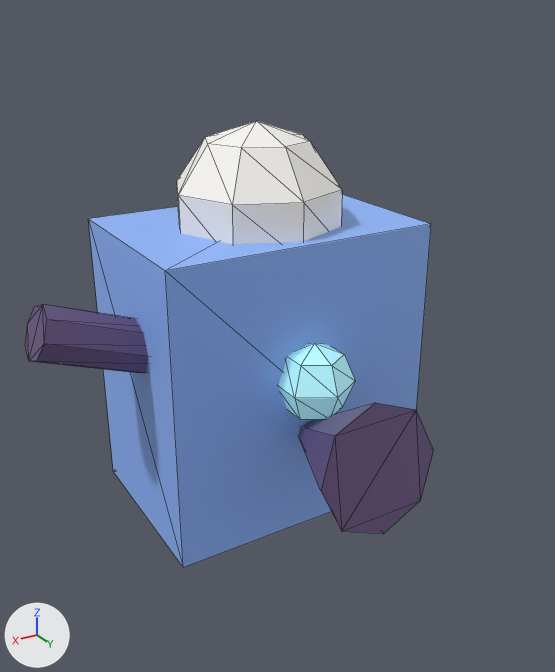
One commit to the glTF model assets/models/tool_vac.glb: the scene before it, then after it.
The view is the same before and after, from a 50 mm lens placed at (0.418, 0.741, 0.614), pointed at (0.053, 0.131, 0.309). Every picture has the same lights, and +X, +Y and +Z are marked at lower left. The older version comes first. Mesh edges are drawn as thin lines. Where no turn or scale is listed for an object, it has been applied to the vertices. Vertices at exactly the same position are counted once.

Objects in the first picture: 'body', 'cap', 'hose', 'lamp', 'nozzle'.
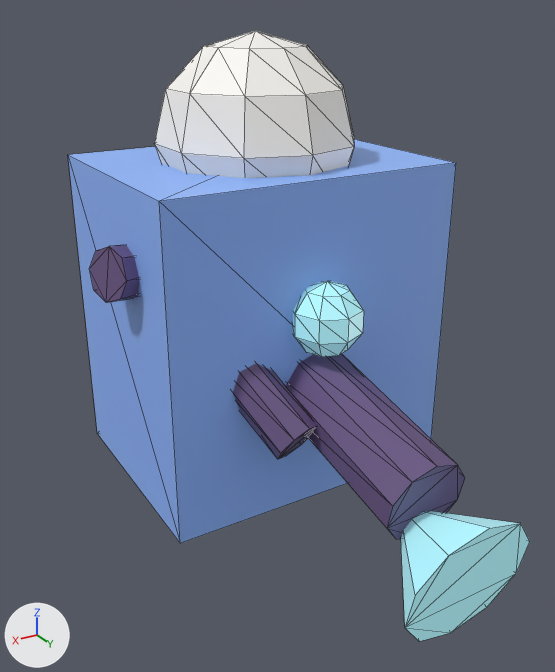
The change in detail:
me_cube is used by ob_body; location (0.0, 0.0, 0.22).
me_cube had 8 vertices, 12 faces and spanned x -0.16..0.16, y -0.11..0.11, z -0.17..0.17.
me_cube now has 8 vertices, 12 faces and spans x -0.17..0.17, y -0.13..0.13, z -0.18..0.18.
me_cube part 1: the whole mesh is scaled about its middle by (1.06, 1.18, 1.06).
me_sphere is used by ob_cap; location (0.0, 0.0, 0.4).
me_sphere had 34 vertices, 64 faces and spanned x -0.095..0.095, y -0.095..0.095, z -0.1..0.1.
me_sphere now has 52 vertices, 100 faces and spans x -0.105..0.105, y -0.11..0.11, z -0.11..0.11.
me_sphere part 2: 34 vertices removed from x -0.095..0.095, y -0.095..0.095, z -0.1..0.1; 52 vertices added at x -0.105..0.105, y -0.11..0.11, z -0.11..0.11, forming a UV sphere (10 segments, 6 rings, poles along z).
me_sphere_001 is used by ob_lamp; location (0.0, 0.12, 0.24).
me_sphere_001 had 20 vertices, 36 faces and spanned x -0.039..0.039, y -0.045..0.045, z -0.045..0.045.
me_sphere_001 now has 34 vertices, 64 faces and spans x -0.038..0.038, y -0.038..0.038, z -0.04..0.04.
me_sphere_001 part 3: 20 vertices removed from x -0.039..0.039, y -0.045..0.045, z -0.045..0.045; 34 vertices added at x -0.038..0.038, y -0.038..0.038, z -0.04..0.04, forming a UV sphere (8 segments, 5 rings, poles along z).
me_cone is used by ob_nozzle; parent ob_tool_vac; location (0.0, 0.16, 0.18); rotation (1.745, 0.0, 0.0), in degrees (100, 0, 0).
me_cone had 9 vertices, 14 faces and spanned x -0.07..0.07, y -0.07..0.07, z -0.08..0.08.
me_cone now has 20 vertices, 36 faces and spans x -0.043..0.043, y -0.045..0.045, z -0.11..0.11.
me_cone part 4: the whole mesh is rebuilt.
Mesh me_cone_1 is new.
It has 11 vertices, 18 faces and spans x -0.0666..0.0666, y -0.0489..0.0635, z -0.0789..0.0581.
It uses material mat_cyan (cyan #b3f6ff, glowing dark cyan #55777c).
Mesh me_cylinder_002 is new.
It has 16 vertices, 28 faces and spans x -0.045..0.045, y -0.078..0.078, z -0.067..0.067.
It uses material mat_ink (purple #695581).
Mesh me_cylinder_001 is new.
It has 16 vertices, 28 faces and spans x -0.084..0.084, y -0.053..0.053, z -0.041..0.041.
It uses material mat_ink (purple #695581).
Object 'body' (ob_body) moves from (0.0, 0.0, 0.22) to (0.0, 0.0, 0.28).
Object 'cap' (ob_cap) moves from (0.0, 0.0, 0.4) to (0.0, 0.0, 0.48).
Object 'hose' (ob_hose) is deleted.
Object 'lamp' (ob_lamp) moves from (0.0, 0.12, 0.24) to (0.0, 0.14, 0.32).
Object 'nozzle' (ob_nozzle) moves from (0.0, 0.16, 0.18) to (0.0, 0.2, 0.22).
Object 'nozzle' (ob_nozzle) turns from (100, 0, 0) to (78, 0, 0) degrees about x, y and z.
Object 'mouth' (ob_mouth) is new; it shows me_cone_1.
Its location is (0.0, 0.32, 0.16).
Object 'hose_b' (ob_hose_b) is new; it shows me_cylinder_002.
Its location is (0.08, 0.12, 0.26).
Object 'hose_a' (ob_hose_a) is new; it shows me_cylinder_001.
Its location is (0.12, 0.02, 0.36).

Changed parts and their boxes (x1, y1, x2, y2) in the pictures (555 x 672 px):
'body', moved, rescaled (13% wider, 8% taller): before (88, 194, 431, 567); after (68, 139, 456, 543)
'cap', reshaped, moved (20% wider, 18% taller): before (177, 121, 342, 245); after (155, 31, 354, 178)
'nozzle', reshaped, moved, turned: before (298, 403, 434, 534); after (286, 354, 465, 539)
'mouth', added: after (401, 511, 530, 641)
'lamp', reshaped, moved (8% narrower): before (278, 343, 355, 420); after (293, 281, 364, 357)
'hose', deleted (purple): before (25, 304, 148, 373)
'hose_b', added (purple): after (233, 363, 316, 459)
'hose_a', added (purple): after (90, 245, 139, 303)
